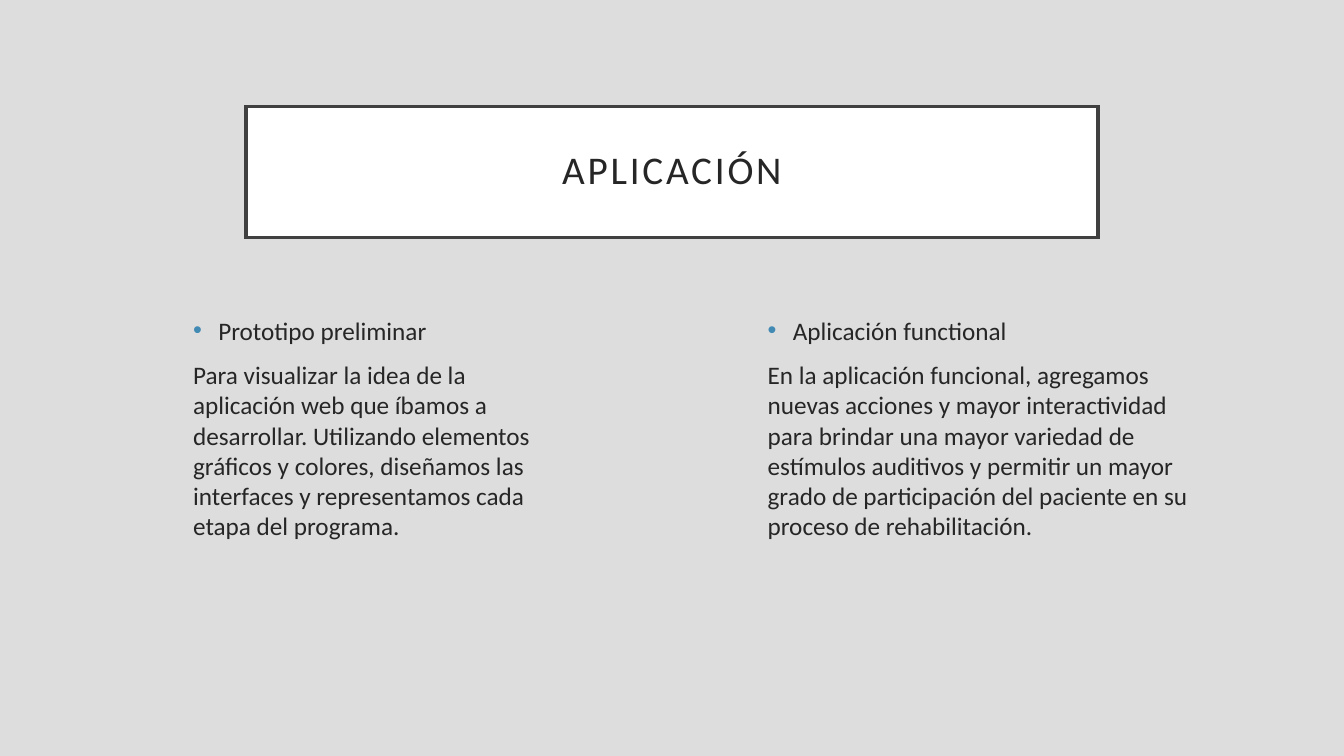
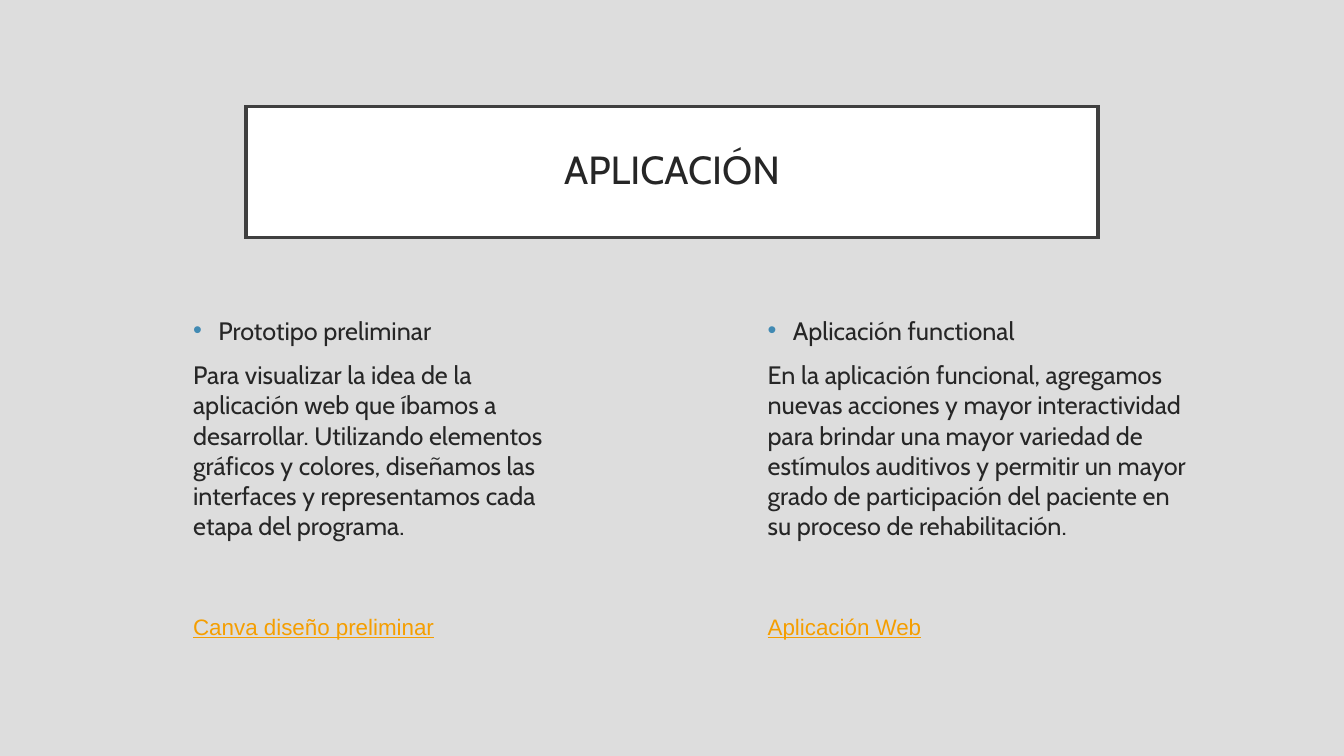
Before and after one commit to lucasconfalonieri/Audiestimulos, a slide deck: slide 10 of Presentación Intercatedra.pptx. Drawn at 1344x756 pixels with LibreOffice and Linux fonts; fonts in the diff are those of the drawing. Boxes give left, top, right and bottom in pixels: in the first picture for what was removed or moved away, otherwise in the second. Text is boxed around its words. In the diff, an @@ line names an element or a change of style, - is before the commit and + after.

```diff
--- a/Presentación Intercatedra.pptx
+++ b/Presentación Intercatedra.pptx
@@ title "APLICACIÓN" at bbox=[246, 106, 1098, 237]: font Calibri to Cabin, letter spacing 2 to 0 pt; outline #404040 2.5 pt to #3F3F3F 2.5 pt @@
@@ text "Prototipo preliminar" at bbox=[193, 321, 542, 541]: font Calibri to Cabin; less space between paragraphs @@
@@ text "Aplicación functional" at bbox=[768, 321, 1186, 541]: font Calibri to Cabin; less space between paragraphs @@
@@ text added at bbox=[193, 618, 434, 640], 16 pt, text #F59E00, underline @@
+Canva diseño preliminar
@@ text added at bbox=[768, 618, 922, 640], 16 pt, text #F59E00, underline @@
+Aplicación Web
```
Also in this commit, not shown: 9 other slides changed, 1 slide added, 1 slide removed.
